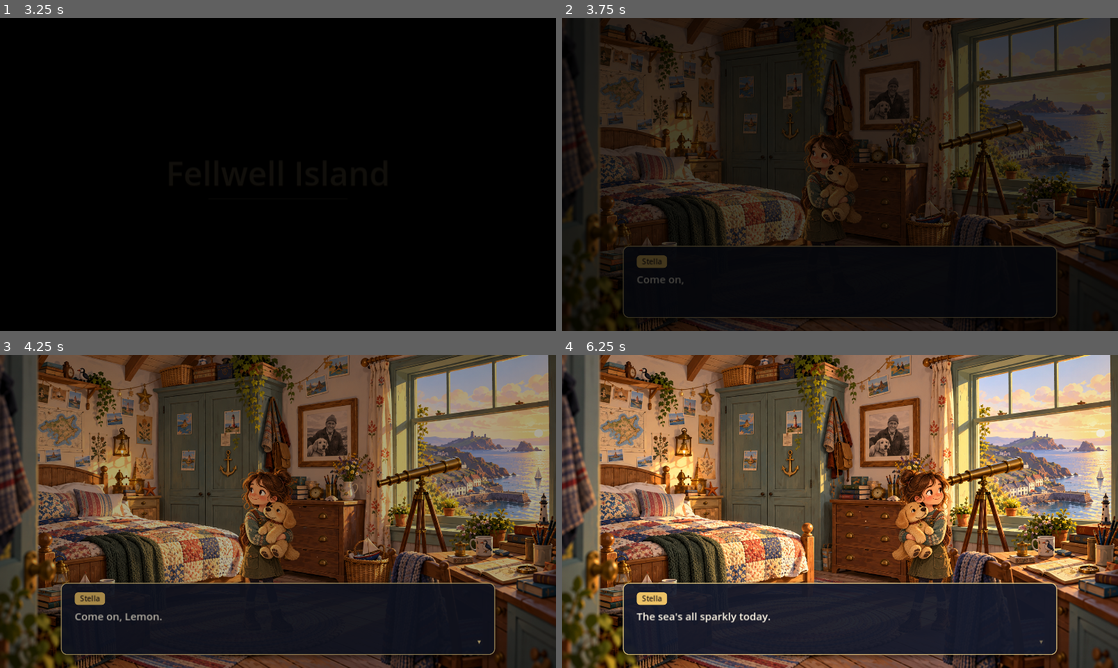
Above: before the commit, frames 1-4 (two rows, left to right).
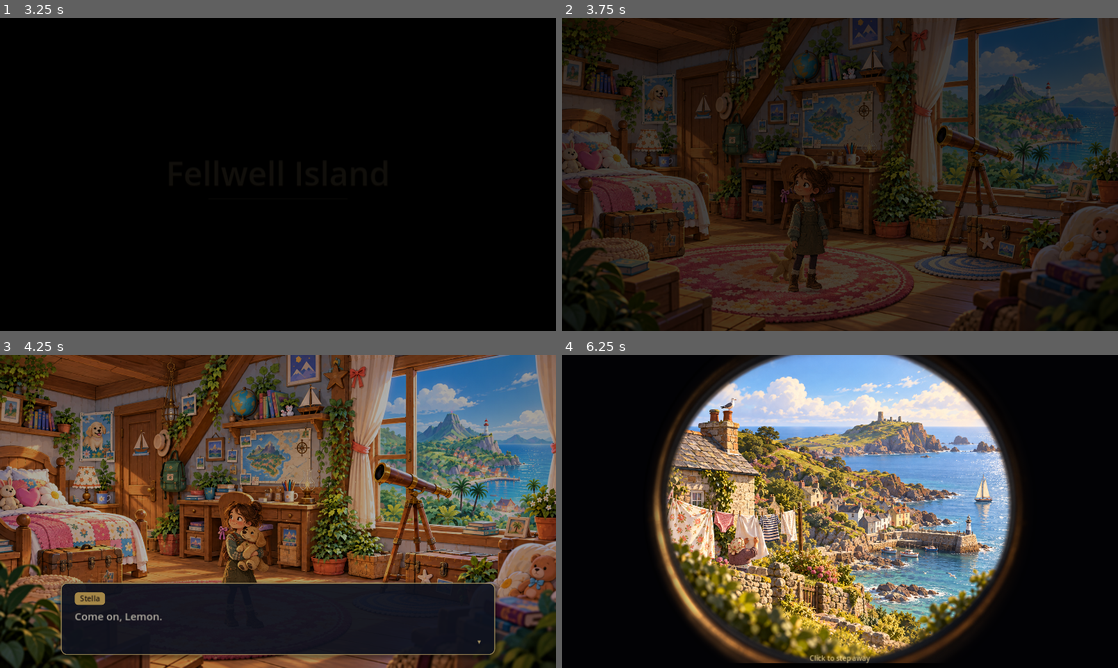
Above: after the commit, the same moments.

Repository: samjm000/Fellwell_island
Game: Godot game, scene res://scenes/boot/boot.tscn
Two runs of this game, one before a commit and one after it. Both use one fixed random seed, a clock stepped at 60 frames per second and the inputs below.
Inputs (mouse positions are in pixels of both pictures, inside the frame that each line leads up to):
- Up to frame 1 (3.25 s): tap Enter at 0.5 s; move the mouse to (250, 237) at 0.52 s; hold E (interact) 0.53-1.28 s; hold D (move_right) 0.53-2.03 s; click (250, 237) at 0.67 s; tap Space (ui_select) at 0.77, 1.52, 3.02 s; move the mouse to (444, 221) at 1.27 s; tap E (interact) at 1.35, 2.85 s; move the mouse to (111, 127) at 2.02 s; hold E (interact) 2.03-2.78 s; hold A (move_left) from 2.03 s (still down); move the mouse to (305, 174) at 2.77 s; click (305, 174) at 2.92 s
- Up to frame 2 (3.75 s): keep holding A (move_left); move the mouse to (756, 96) at 3.52 s; hold E (interact) from 3.53 s (still down)
- Up to frame 3 (4.25 s): keep holding A (move_left); keep holding E (interact); tap Space (ui_select) at 3.77 s
- Up to frame 4 (6.25 s): move the mouse to (962, 495) at 4.27 s; release A (move_left) at 4.28 s; release E (interact) at 4.28 s; hold D (move_right) from 4.28 s (still down); tap E (interact) at 4.35, 5.85 s; tap Space (ui_select) at 4.52, 6.02 s; move the mouse to (728, 527) at 5.02 s; hold E (interact) 5.03-5.78 s; click (728, 527) at 5.17 s; move the mouse to (895, 442) at 5.77 s

Frame 1 is identical in both runs. In frame 2, 49% of the frame differs, in the area x 0-100%, y 0-100%; in frame 3, 72%; in frame 4, 97%.

Commit message:
feat: replace Stella's room with the attic bedroom paintings
Installs the new day and night paintings (Concept Art/Stella_room_day and
Stella_room_dark, full-colour 1672x941, same composition) as the room
backgrounds, and re-authors the room against them:

- walkable floor traced over the open boards and rug, clear of the bed,
  trunks, crates, tripod and armchair
- hotspots, approach points and prompts for the bed, window and telescope
- the cupboard interaction moves to the trunk at the foot of the bed
  ("Open Trunk", same lines); the photograph interaction moves to the island
  map above the desk (its lines still describe Grandad's photo and need
  rewriting)
- Stella and Lemon start on the rug
- the night lantern glow and the day/night motes sit on the new painting's
  lantern and window light
- the room is much deeper than the old one, so its perspective now runs from
  0.66 at the back to 0.86 at the front; Lemon's prompts scale with depth like
  her hotspot

Co-Authored-By: Claude Opus 5.5 <noreply@anthropic.com>

Diff:
--- a/scenes/rooms/stellas_room.tscn
+++ b/scenes/rooms/stellas_room.tscn
@@ -917,10 +917,10 @@
 [node name="WallObjects" type="Node2D" parent="Lit"]
 
 [node name="Window" parent="Lit/WallObjects" instance=ExtResource("7_interactable")]
-position = Vector2(845, 680)
+position = Vector2(800, 530)
 interaction_name = "Window"
 approach_facing = 2
-prompt_offset = Vector2(155, -350)
+prompt_offset = Vector2(270, -475)
 dialogue = ExtResource("15_window_day")
 night_dialogue = ExtResource("16_window_night")
 
@@ -1067,15 +1067,15 @@
 monitorable = false
 
 [node name="Shape" type="CollisionPolygon2D" parent="Lit/WallObjects/Window/Hotspot"]
-polygon = PackedVector2Array(100, -675, 430, -675, 430, -285, 100, -285)
+polygon = PackedVector2Array(68, -498, 468, -518, 468, -132, 68, -135)
 
 [node name="ApproachPoint" type="Marker2D" parent="Lit/WallObjects/Window"]
-position = Vector2(-15, -20)
+position = Vector2(10, 2)
 
 [node name="Photograph" parent="Lit/WallObjects" instance=ExtResource("7_interactable")]
-position = Vector2(735, 560)
-interaction_name = "Grandad's photograph"
-prompt_offset = Vector2(20, -290)
+position = Vector2(640, 515)
+interaction_name = "Island map"
+prompt_offset = Vector2(-3, -365)
 dialogue = ExtResource("17_photograph")
 
 [node name="Reach" type="CollisionShape2D" parent="Lit/WallObjects/Photograph"]
@@ -1161,16 +1161,16 @@
 monitorable = false
 
 [node name="Shape" type="CollisionPolygon2D" parent="Lit/WallObjects/Photograph/Hotspot"]
-polygon = PackedVector2Array(-50, -462, 90, -462, 90, -302, -50, -302)
+polygon = PackedVector2Array(-85, -350, 80, -350, 80, -215, -85, -215)
 
 [node name="ApproachPoint" type="Marker2D" parent="Lit/WallObjects/Photograph"]
-position = Vector2(15, 5)
+position = Vector2(0, 3)
 
 [node name="RoomBounds" type="StaticBody2D" parent="."]
 
 [node name="WalkableOutline" type="CollisionPolygon2D" parent="RoomBounds"]
 build_mode = 1
-polygon = PackedVector2Array(355, 600, 380, 575, 585, 565, 600, 545, 790, 545, 800, 552, 870, 560, 870, 712, 355, 712, 355, 600)
+polygon = PackedVector2Array(345, 512, 720, 506, 868, 520, 884, 562, 1052, 566, 1044, 602, 972, 640, 940, 712, 480, 712, 468, 686, 350, 645, 300, 604, 296, 566, 330, 530)
 
 [node name="Floor" type="NavigationRegion2D" parent="RoomBounds" node_paths=PackedStringArray("outline")]
 script = ExtResource("18_walkable_floor")
@@ -1180,8 +1180,8 @@
 y_sort_enabled = true
 
 [node name="Bed" parent="Lit/Objects" instance=ExtResource("3_bed")]
-position = Vector2(470, 590)
-prompt_offset = Vector2(-140, -220)
+position = Vector2(300, 520)
+prompt_offset = Vector2(-130, -230)
 approach_facing = 1
 
 [node name="Reach" parent="Lit/Objects/Bed"]
@@ -1201,14 +1201,14 @@
 monitorable = false
 
 [node name="Shape" type="CollisionPolygon2D" parent="Lit/Objects/Bed/Hotspot"]
-polygon = PackedVector2Array(-382, -340, -220, -338, -212, -260, 0, -222, 98, -206, 112, -190, 112, -35, -90, -30, -230, -45, -382, -45)
+polygon = PackedVector2Array(-300, -305, -180, -305, -150, -270, -148, -175, 0, -170, 35, -155, 40, -10, -10, -15, -15, -75, -215, -75, -230, -20, -300, -20)
 
 [node name="ApproachPoint" type="Marker2D" parent="Lit/Objects/Bed"]
-position = Vector2(-40, 10)
+position = Vector2(75, 12)
 
 [node name="Telescope" parent="Lit/Objects" instance=ExtResource("4_telescope")]
-position = Vector2(845, 575)
-prompt_offset = Vector2(115, -345)
+position = Vector2(860, 560)
+prompt_offset = Vector2(90, -335)
 approach_facing = 2
 hotspot_priority = 1
 
@@ -1229,14 +1229,17 @@
 monitorable = false
 
 [node name="Shape" type="CollisionPolygon2D" parent="Lit/Objects/Telescope/Hotspot"]
-polygon = PackedVector2Array(17, -292, 213, -343, 223, -317, 145, -283, 187, -120, 167, -115, 127, -240, 103, -117, 80, -117, 110, -270, 23, -267)
+polygon = PackedVector2Array(-2, -310, 35, -314, 182, -257, 180, -228, 105, -238, 147, -45, 126, -40, 90, -195, 28, -12, 8, -16, 75, -228, 0, -268)
 
 [node name="ApproachPoint" type="Marker2D" parent="Lit/Objects/Telescope"]
-position = Vector2(-15, 10)
+position = Vector2(-15, 0)
 
 [node name="Cupboard" parent="Lit/Objects" instance=ExtResource("5_cupboard")]
-position = Vector2(650, 560)
-prompt_offset = Vector2(-145, -260)
+position = Vector2(250, 560)
+interaction_name = "Trunk"
+prompt_offset = Vector2(-65, -130)
+approach_facing = 1
+hotspot_priority = 1
 
 [node name="Reach" parent="Lit/Objects/Cupboard"]
 position = Vector2(0, 0)
@@ -1255,19 +1258,19 @@
 monitorable = false
 
 [node name="Shape" type="CollisionPolygon2D" parent="Lit/Objects/Cupboard/Hotspot"]
-polygon = PackedVector2Array(-292, -488, -10, -508, 8, -482, 5, -230, -32, -224, -38, -60, -270, -60, -292, -75)
+polygon = PackedVector2Array(-165, -118, 35, -122, 37, -4, -160, -4)
 
 [node name="ApproachPoint" type="Marker2D" parent="Lit/Objects/Cupboard"]
-position = Vector2(-90, 25)
+position = Vector2(75, 18)
 
 [node name="Lemon" parent="Lit/Objects" instance=ExtResource("6_lemon")]
-position = Vector2(560, 650)
+position = Vector2(520, 612)
 prompt_offset = Vector2(0, -150)
 carried_prompt_offset = Vector2(0, -410)
 
 [node name="Stella" parent="Lit/Objects" instance=ExtResource("2_stella")]
 unique_name_in_owner = true
-position = Vector2(640, 640)
+position = Vector2(640, 630)
 
 [node name="Foreground" type="Node2D" parent="Lit"]
 script = ExtResource("9_art_slot")
@@ -1351,7 +1354,7 @@
 
 [node name="DustMotes" type="CPUParticles2D" parent="Lighting/Day"]
 material = SubResource("CanvasItemMaterial_add")
-position = Vector2(760, 400)
+position = Vector2(730, 430)
 amount = 22
 lifetime = 9.0
 preprocess = 9.0
@@ -1372,7 +1375,7 @@
 visible_during = 2
 
 [node name="LanternGlow" type="Node2D" parent="Lighting/Night"]
-position = Vector2(280, 198)
+position = Vector2(392, 132)
 script = ExtResource("11_ambient_flicker")
 min_alpha = 0.55
 max_alpha = 1.0
@@ -1392,7 +1395,7 @@
 
 [node name="NightMotes" type="CPUParticles2D" parent="Lighting/Night"]
 material = SubResource("CanvasItemMaterial_add")
-position = Vector2(1060, 330)
+position = Vector2(1065, 250)
 amount = 8
 lifetime = 12.0
 preprocess = 12.0
@@ -1426,6 +1429,10 @@
 
 [node name="Perspective" type="Node" parent="."]
 script = ExtResource("20_room_perspective")
+far_y = 525.0
+far_scale = 0.66
+near_y = 704.0
+near_scale = 0.86
 
 [node name="PointAndClick" type="Node" parent="." node_paths=PackedStringArray("player")]
 unique_name_in_owner = true
--- a/scripts/interactables/lemon.gd
+++ b/scripts/interactables/lemon.gd
@@ -42,6 +42,7 @@
 		var depth := RoomPerspective.scale_for(self)
 		_hotspot_node.position = carried_hotspot_offset * depth
 		_hotspot_node.scale = Vector2.ONE * depth
+		prompt_offset = carried_prompt_offset * depth
 
 
 func interact(actor: Node2D) -> void:
@@ -75,6 +76,7 @@
 	_visual.scale = Vector2.ONE * depth
 	_hotspot_node.position = Vector2.ZERO
 	_hotspot_node.scale = Vector2.ONE * depth
+	prompt_offset = _resting_prompt_offset * depth
 
 
 func _on_lemon_carried_changed(is_carried: bool) -> void:
--- a/tests/test_perspective.gd
+++ b/tests/test_perspective.gd
@@ -18,8 +18,8 @@
 
 func test_scale_follows_depth() -> void:
 	var p := perspective()
-	check(p.far_scale < 1.0 and p.near_scale > 1.0, "back is smaller and front larger than authored size")
-	check(p.near_scale - p.far_scale <= 0.2, "the effect is subtle")
+	check(p.far_scale < p.near_scale, "the back of the room is smaller than the front")
+	check(p.near_scale - p.far_scale <= 0.25, "the change across the floor stays moderate")
 	check_eq(p.scale_at(p.far_y - 100.0), p.far_scale, "clamped behind the floor")
 	check_eq(p.scale_at(p.near_y + 100.0), p.near_scale, "clamped in front of the floor")
 
Binary file changed: art/backgrounds/stellas_room/day.png
Binary file changed: art/backgrounds/stellas_room/night.png
Not shown, changed: README.md
Not shown, changed: docs/art-direction.md
Not shown, changed: docs/vertical-slice.md
